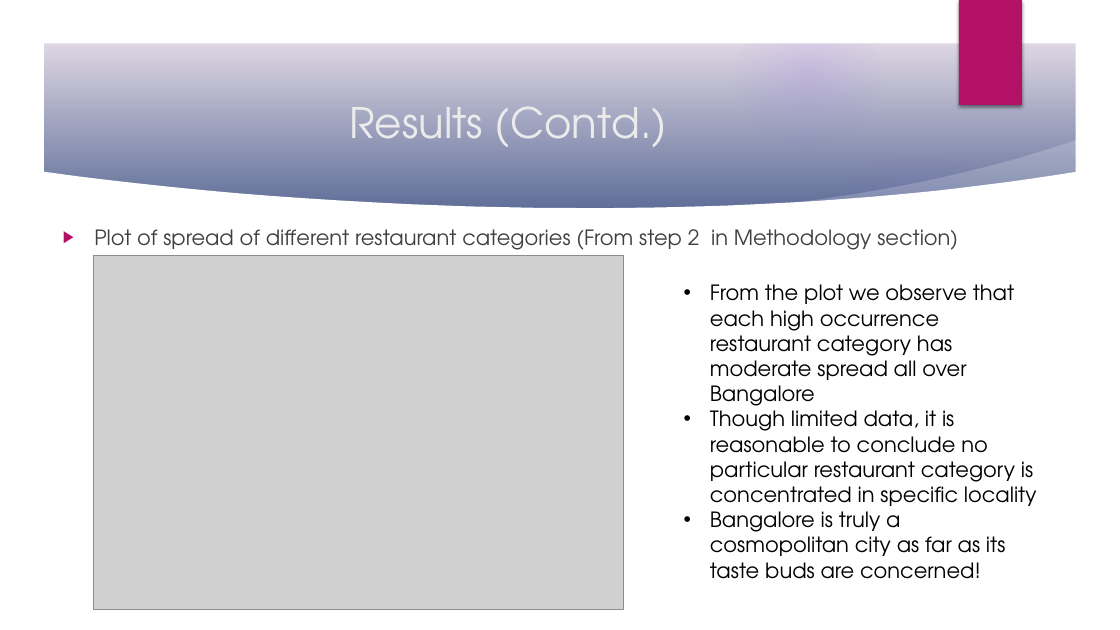
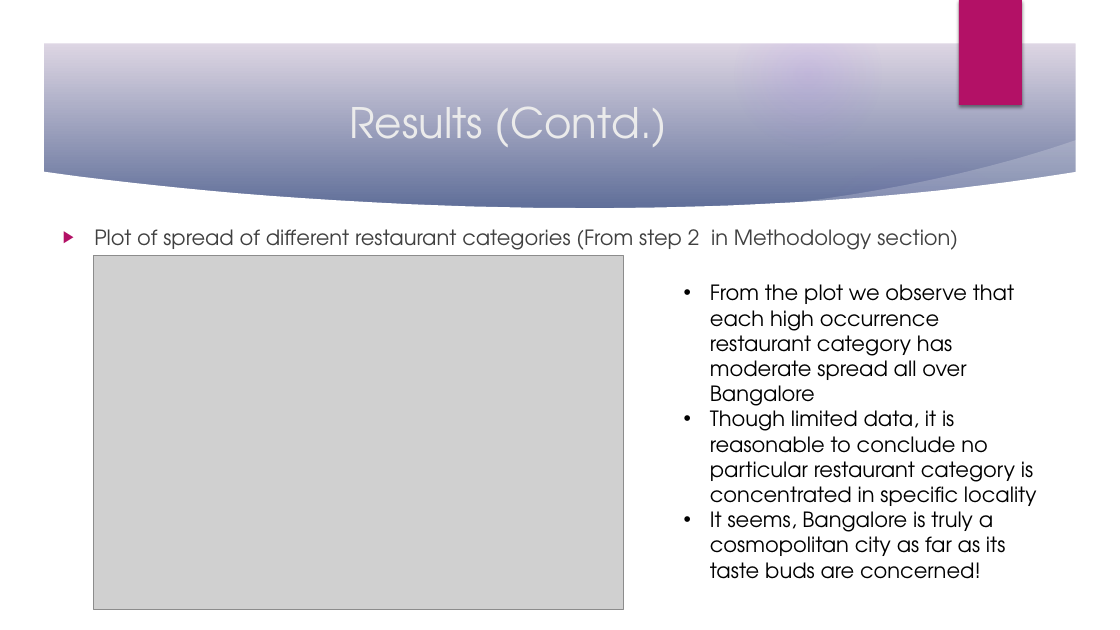
Before and after one commit to UPriyadharshini/Coursera_Capstone, a slide deck: slide 11 of Coursera_Capstone_Final.pptx. Drawn at 1120x630 pixels with LibreOffice and Linux fonts; fonts in the diff are those of the drawing; grey boxes stand for pictures; background and template pictures are left out. Boxes give left, top, right and bottom in pixels: in the first picture for what was removed or moved away, otherwise in the second. Text is boxed around its words. In the diff, an @@ line names an element or a change of style, - is before the commit and + after.

```diff
--- a/Coursera_Capstone_Final.pptx
+++ b/Coursera_Capstone_Final.pptx
@@ text at <box>710,505,1005,579</box>: text changed @@
-• Bangalore is truly a cosmopolitan city as far as its taste buds are concerned!
+• It seems, Bangalore is truly a cosmopolitan city as far as its taste buds are concerned!
```
Also in this commit, not shown: 10 other slides changed, 2 other files.
